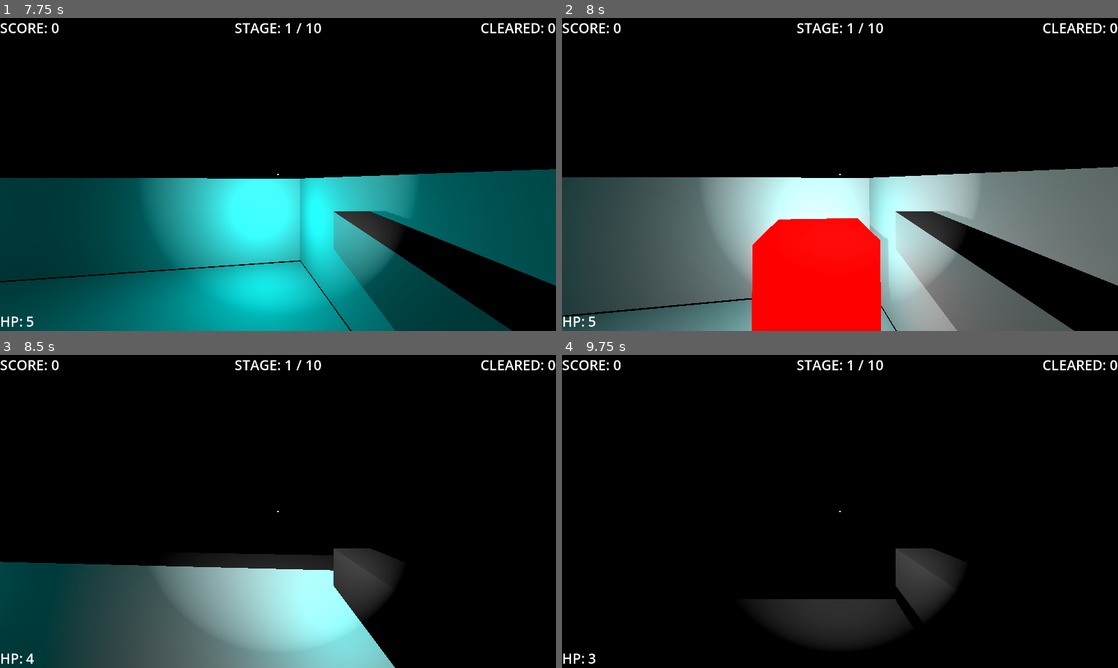
Above: before the commit, frames 1-4 (two rows, left to right).
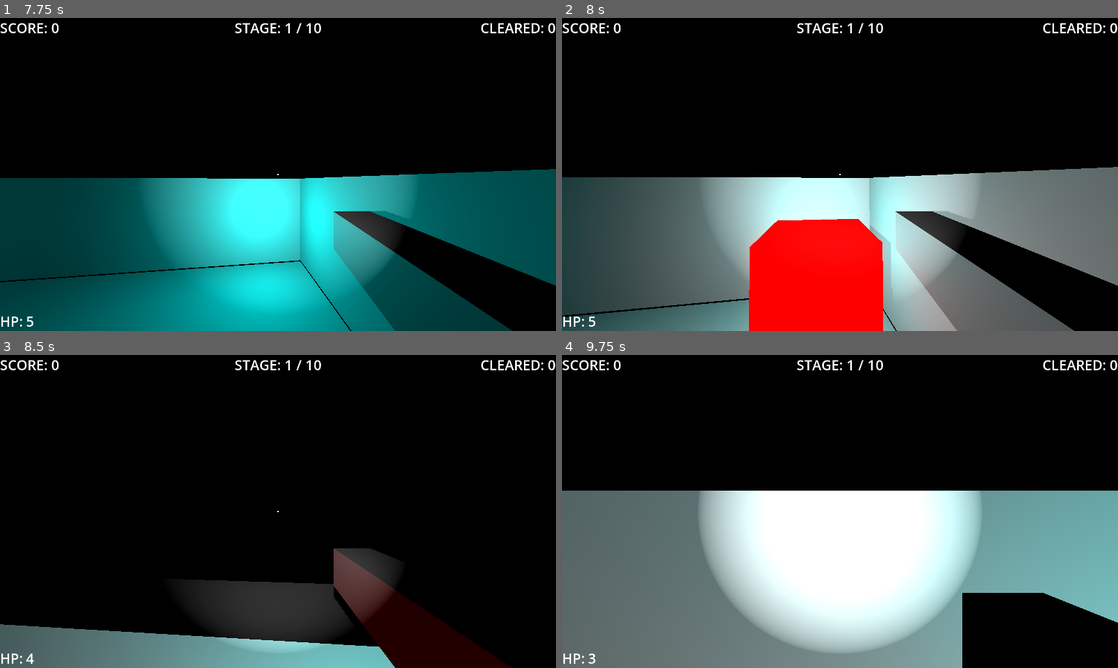
Above: after the commit, the same moments.

Repository: EnderiousGaming/R0-0TRoguelike
Game: Godot game, scene res://scenes/main_menu.tscn
Same seed, same stepped clock (60 frames per second), same inputs: the game is played once before the commit and once after it.
Inputs (mouse positions are in pixels of both pictures, inside the frame that each line leads up to):
- Up to frame 1 (7.75 s): click "Start" at 0.5 s; tap Enter (ui_accept) at 1.25, 1.52, 2.27, 3.77, 4.52, 5.27, 6.77, 7.52 s; move the mouse to (305, 174) at 1.27 s; press the mouse at (305, 174) at 1.28 s; hold Up (ui_up) 1.28-6.53 s; move the mouse to (250, 174) at 2.02 s; release the mouse at (250, 174) at 2.03 s; click (250, 174) at 2.1 s; move the mouse to (289, 168) at 2.77 s; press the mouse at (289, 168) at 2.78 s; move the mouse to (272, 180) at 3.52 s; release the mouse at (272, 180) at 3.53 s; click (272, 180) at 3.6 s; move the mouse to (316, 177) at 4.27 s; press the mouse at (316, 177) at 4.28 s; tap F11 (toggle_fullscreen, bound only after the commit) at 4.9 s; move the mouse to (233, 171) at 5.02 s; release the mouse at (233, 171) at 5.03 s; click (233, 171) at 5.1 s; move the mouse to (283, 174) at 5.77 s; press the mouse at (283, 174) at 5.78 s; move the mouse to (255, 168) at 6.52 s; release the mouse at (255, 168) at 6.53 s; hold Right (ui_right) 6.53-7.28 s; click (255, 168) at 6.6 s; move the mouse to (305, 174) at 7.27 s; press the mouse at (305, 174) at 7.28 s; hold Up (ui_up) from 7.28 s (still down)
- Up to frame 2 (8 s): keep holding Up (ui_up)
- Up to frame 3 (8.5 s): keep holding Up (ui_up); move the mouse to (250, 511) at 8.02 s; release the mouse at (250, 511) at 8.03 s; click (250, 511) at 8.1 s; tap Enter (ui_accept) at 8.27 s
- Up to frame 4 (9.75 s): move the mouse to (851, 505) at 8.77 s; press the mouse at (851, 505) at 8.78 s; move the mouse to (834, 517) at 9.52 s; release Up (ui_up) at 9.53 s; release the mouse at (834, 517) at 9.53 s; hold Left (ui_left) from 9.53 s (still down); click (834, 517) at 9.6 s

Frame 1 is identical in both runs. In frame 2, 0.3% of the frame differs, in the area x 33-60%, y 63-100%; in frame 3, 25%; in frame 4, 51%, in the area x 0-100%, y 43-100%.

Commit message:
FINALLY patched the game breaking physics bug that would throw players

Diff:
--- a/project.godot
+++ b/project.godot
@@ -65,6 +65,11 @@
 "events": [Object(InputEventMouseButton,"resource_local_to_scene":false,"resource_name":"","device":-1,"window_id":0,"a …(253 unchanged characters)…
 ]
 }
+toggle_fullscreen={
+"deadzone": 0.2,
+"events": [Object(InputEventKey,"resource_local_to_scene":false,"resource_name":"","device":-1,"window_id":0,"alt_pressed":false,"shift_pressed":false,"ctrl_pressed":false,"meta_pressed":false,"pressed":false,"keycode":0,"physical_keycode":4194342,"key_label":0,"unicode":0,"location":0,"echo":false,"script":null)
+]
+}
 
 [physics]
 
--- a/scenes/enemy.tscn
+++ b/scenes/enemy.tscn
@@ -16,7 +16,8 @@
 [sub_resource type="BoxShape3D" id="BoxShape3D_7p1mj"]
 
 [node name="Enemy" type="CharacterBody3D" unique_id=1355696254 groups=["enemy"]]
-collision_layer = 5
+collision_layer = 4
+collision_mask = 5
 script = ExtResource("1_7p1mj")
 
 [node name="CollisionShape3D" type="CollisionShape3D" parent="." unique_id=2085275426]
--- a/scenes/kill_plane.tscn
+++ b/scenes/kill_plane.tscn
@@ -8,6 +8,7 @@
 [node name="KillPlane" type="Node3D" unique_id=1321934473]
 
 [node name="HazardArea" type="Area3D" parent="." unique_id=107388141]
+collision_mask = 3
 script = ExtResource("1_xygd1")
 
 [node name="CollisionShape3D" type="CollisionShape3D" parent="HazardArea" unique_id=1219182335]
--- a/scenes/player.tscn
+++ b/scenes/player.tscn
@@ -19,7 +19,7 @@
 size = Vector3(0.2, 0.2, 1)
 
 [node name="Player" type="CharacterBody3D" unique_id=665301636 groups=["player"]]
-collision_layer = 3
+collision_layer = 2
 script = ExtResource("1_3vyb7")
 
 [node name="CollisionShape3D" type="CollisionShape3D" parent="." unique_id=1719778784]
@@ -53,6 +53,7 @@
 
 [node name="RayCast3D" type="RayCast3D" parent="Head/Camera3D" unique_id=1732086380]
 target_position = Vector3(0, 0, -50)
+collision_mask = 5
 
 [node name="SpotLight3D" type="SpotLight3D" parent="Head/Camera3D" unique_id=202018465]
 shadow_enabled = true
--- a/scenes/portal.tscn
+++ b/scenes/portal.tscn
@@ -11,6 +11,7 @@
 [sub_resource type="CylinderShape3D" id="CylinderShape3D_7wvbm"]
 
 [node name="Portal" type="Area3D" unique_id=1907718005]
+collision_mask = 3
 script = ExtResource("1_v0xau")
 
 [node name="CSGCylinder3D" type="CSGCylinder3D" parent="." unique_id=184023210]
--- a/scenes/shop.tscn
+++ b/scenes/shop.tscn
@@ -47,6 +47,7 @@
 material = SubResource("StandardMaterial3D_lx5au")
 
 [node name="ShopTrigger" type="Area3D" parent="." unique_id=1676046672]
+collision_mask = 3
 script = ExtResource("2_1l46r")
 
 [node name="CollisionShape3D" type="CollisionShape3D" parent="ShopTrigger" unique_id=2093674783]
--- a/scenes/shop_menu.tscn
+++ b/scenes/shop_menu.tscn
@@ -65,7 +65,7 @@
 [node name="HealButton" type="Button" parent="VBoxContainer" unique_id=559825331]
 layout_mode = 2
 theme_override_font_sizes/font_size = 32
-text = "RESTORE SYSTEM (+1 HP) - 500 SCORE"
+text = "RESTORE HEALTH (+1 HP) - 500 SCORE"
 
 [node name="CloseButton" type="Button" parent="VBoxContainer" unique_id=1734271355]
 layout_mode = 2
--- a/scenes/world_b.tscn
+++ b/scenes/world_b.tscn
@@ -8,8 +8,9 @@
 [ext_resource type="PackedScene" uid="uid://brf32bxx2jhxk" path="res://scenes/kill_plane.tscn" id="6_e5qi3"]
 
 [sub_resource type="NavigationMesh" id="NavigationMesh_e5qi3"]
-vertices = PackedVector3Array(-0.75, 0.47500002, -9, 0.75, 0.47500002, -9, 1, 0.47500002, -9.5, 5.5, 0.47500002, -20.25, -5.5, 0.47500002, -20.25, -1, 0.47500002, -9.5, -5.5, 0.47500002, -9.5, 5.5, 0.47500002, -9.5, -0.75, 0.47500002, 9.25, 0.75, 0.47500002, 9.25, -1, 0.47500002, 9.75, -5.5, 0.47500002, 20.5, 5.5, 0.47500002, 20.5, 1, 0.47500002, 9.75, 5.5, 0.47500002, 9.75, -5.5, 0.47500002, 9.75)
-polygons = [PackedInt32Array(0, 5, 1), PackedInt32Array(1, 5 …(91 unchanged characters)… edInt32Array(3, 7, 2), PackedInt32Array(0, 1, 8), PackedInt32Array(8, 1, 9), PackedInt32Array(9, 13, 8), PackedInt32Array(8, 13, 10), PackedInt32Array(10, 13, 12), PackedInt32Array(10, 12, 11), PackedInt32Array(13, 14, 12), PackedInt32Array(11, 15, 10)]
+vertices = PackedVector3Array(-0.25, 0.47500002, -9.25, 0.25, 0.47500002, -9.25, 1, 0.47500002, -10, 5, 0.47500002, -19.75, -5, 0.47500002, -19.75, -1, 0.47500002, -10, -5, 0.47500002, -10, 5, 0.47500002, -10, -1, 0.47500002, 10.25, -5, 0.47500002, 10.25, -5, 0.47500002, 20, 5, 0.47500002, 20, 5, 0.47500002, 10.25, 1, 0.47500002, 10.25, -0.25, 0.47500002, 9.5, 0.25, 0.47500002, 9.5)
+polygons = [PackedInt32Array(0, 5, 1), PackedInt32Array(1, 5 …(91 unchanged characters)… edInt32Array(3, 7, 2), PackedInt32Array(10, 9, 8), PackedInt32Array(13, 12, 11), PackedInt32Array(15, 13, 14), PackedInt32Array(14, 13, 8), PackedInt32Array(8, 13, 11), PackedInt32Array(8, 11, 10), PackedInt32Array(15, 14, 1), PackedInt32Array(1, 14, 0)]
+agent_radius = 0.8
 
 [sub_resource type="Environment" id="Environment_4wyf3"]
 background_mode = 1
@@ -99,7 +100,6 @@
 
 [node name="Player" parent="." unique_id=665301636 instance=ExtResource("2_e5qi3")]
 transform = Transform3D(1, 0, 0, 0, 1, 0, 0, 0, 1, 0, 1.5982742, 0)
-mouse_sensitivity = null
 
 [node name="SpawnPoint1" type="Marker3D" parent="." unique_id=920363747 groups=["spawn_point"]]
 transform = Transform3D(1, 0, 0, 0, 1, 0, 0, 0, 1, -5, 1.173, -20)
--- a/scripts/enemy.gd
+++ b/scripts/enemy.gd
@@ -1,7 +1,7 @@
 extends CharacterBody3D
 
 var health = 3
-const SPEED = 3.0
+const speed = 3.0
 var gravity = ProjectSettings.get_setting("physics/3d/default_gravity")
 var player = null
 
@@ -24,27 +24,25 @@
 
 	# 2. Pathfinding
 	if player:
-		# Tell the GPS where R0-0T currently is
-		nav_agent.target_position = player.global_position
+		# Check how close we are to R0-0T first
+		var distance_to_player = global_position.distance_to(player.global_position)
 
-		# Ask the GPS: "Where is the very next step I need to take to get around this wall?"
-		var next_path_position = nav_agent.get_next_path_position()
+		# Only move and turn if we are further than 1 meter away
+		if distance_to_player > 1.0:
+			nav_agent.target_position = player.global_position
+			var next_path_position = nav_agent.get_next_path_position()
+			var direction = global_position.direction_to(next_path_position)
 
-		# Calculate the direction to that specific step, NOT directly to the player
-		var direction = global_position.direction_to(next_path_position)
+			velocity.x = direction.x * speed
+			velocity.z = direction.z * speed
 
-		# Move along the path
-		velocity.x = direction.x * SPEED
-		velocity.z = direction.z * SPEED
-
-		# THE FIX: Only turn if we are actively moving horizontally
-		var flat_direction = Vector3(direction.x, 0, direction.z)
-		if flat_direction.length() > 0.01:
-			look_at(global_position + flat_direction, Vector3.UP)
-
-		# Make the enemy face where it's walking
-		if direction.length() > 0.1:
-			look_at(global_position + Vector3(direction.x, 0, direction.z), Vector3.UP)
+			var flat_direction = Vector3(direction.x, 0, direction.z)
+			if flat_direction.length() > 0.05:
+				look_at(global_position + flat_direction, Vector3.UP)
+		else:
+			# We are close enough to bite! Stop pushing forward.
+			velocity.x = 0
+			velocity.z = 0
 
 	move_and_slide()
 
--- a/scripts/player.gd
+++ b/scripts/player.gd
@@ -55,6 +55,13 @@
 	# 3. ESCAPE HATCH: Toggle the pause state
 	if event.is_action_pressed("ui_cancel"):
 		toggle_pause()
+
+	if event.is_action_pressed("toggle_fullscreen"):
+		var current_mode = DisplayServer.window_get_mode()
+		if current_mode == DisplayServer.WINDOW_MODE_FULLSCREEN:
+			DisplayServer.window_set_mode(DisplayServer.WINDOW_MODE_WINDOWED)
+		else:
+			DisplayServer.window_set_mode(DisplayServer.WINDOW_MODE_FULLSCREEN)
 
 # --- PHYSICS PROCESSING ---
 func _physics_process(delta):
--- a/scripts/shop_menu.gd
+++ b/scripts/shop_menu.gd
@@ -8,8 +8,8 @@
 
 func update_ui():
 	bank_display.text = "AVAILABLE SCORE: " + str(RunManager.score)
-	# Show the player their vitals while shopping
-	health_display.text = "SYSTEM INTEGRITY: " + str(RunManager.current_health) + " / " + str(RunManager.max_health)
+	# Show the player their vitals while shopping, using the matching HUD terminology
+	health_display.text = "HP: " + str(RunManager.current_health) + " / " + str(RunManager.max_health)
 
 func _on_heal_button_pressed():
 	# 1. Check if we even need healing
